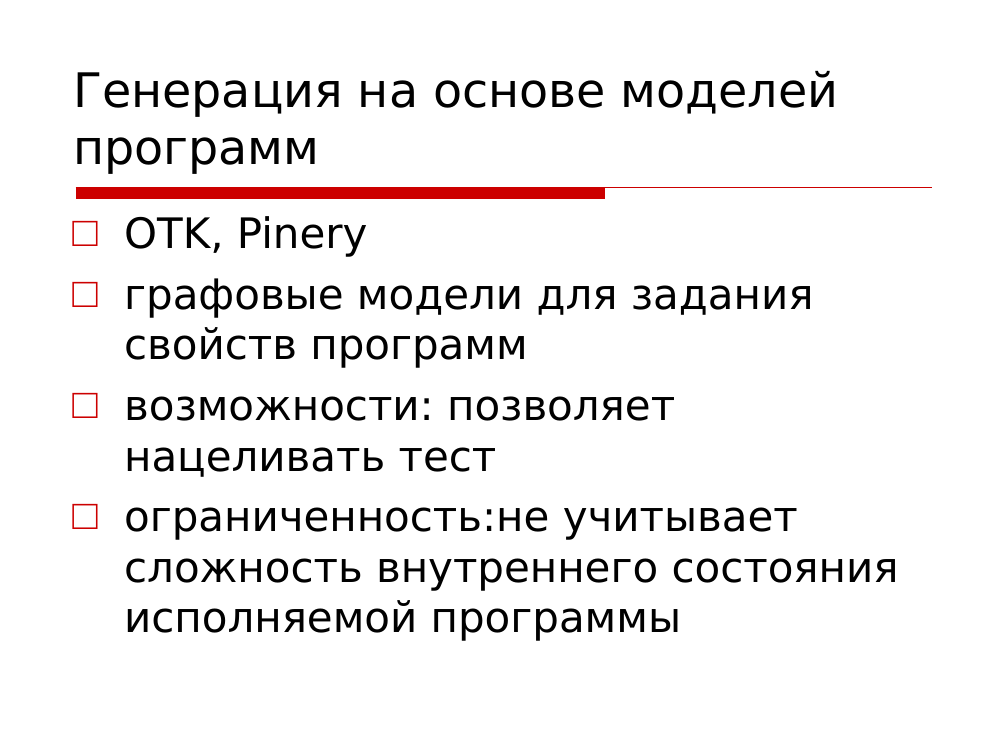
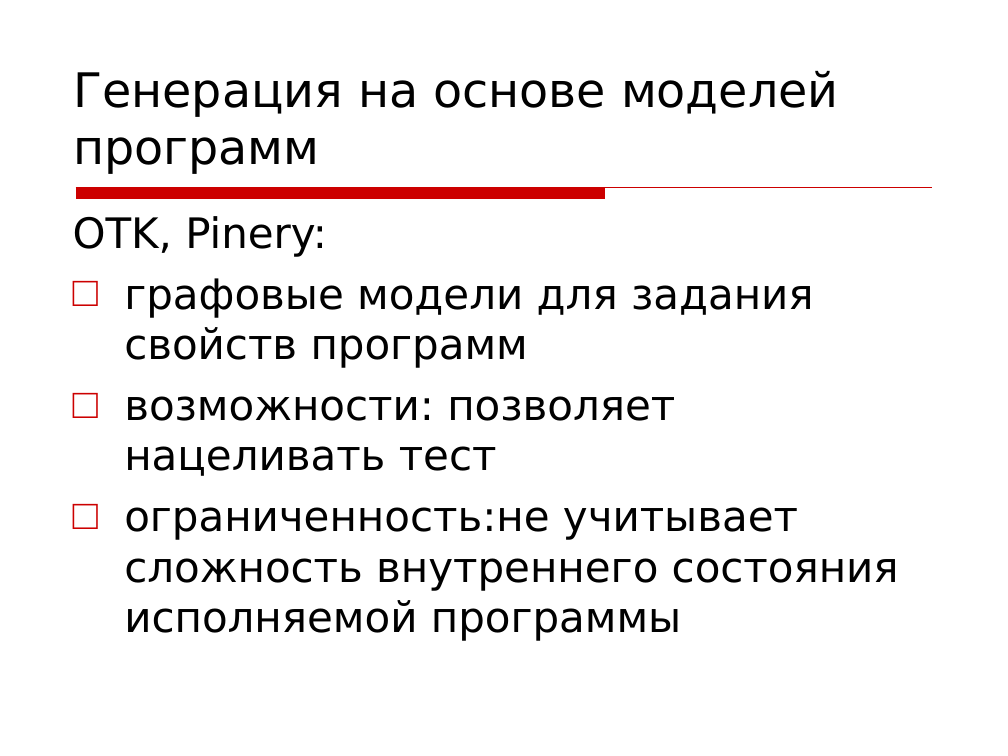
Before and after one commit to kornevgen/tesla-project, a slide deck: slide 4 of papers/unpublished/Tihonov09/tikh-slides.ppt (slide 5 before the commit). Drawn at 1008x756 pixels with LibreOffice and Linux fonts; fonts in the diff are those of the drawing; background and template pictures are left out. Boxes give left, top, right and bottom in pixels: in the first picture for what was removed or moved away, otherwise in the second. Text is boxed around its words. In the diff, an @@ line names an element or a change of style, - is before the commit and + after.

```diff
--- a/papers/unpublished/Tihonov09/tikh-slides.ppt
+++ b/papers/unpublished/Tihonov09/tikh-slides.ppt
@@ text at (73,216,327,257): text changed @@
-□ OTK, Pinery
+OTK, Pinery:
```
Also in this commit, not shown: 12 other slides changed, 1 slide added, 3 slides removed.
